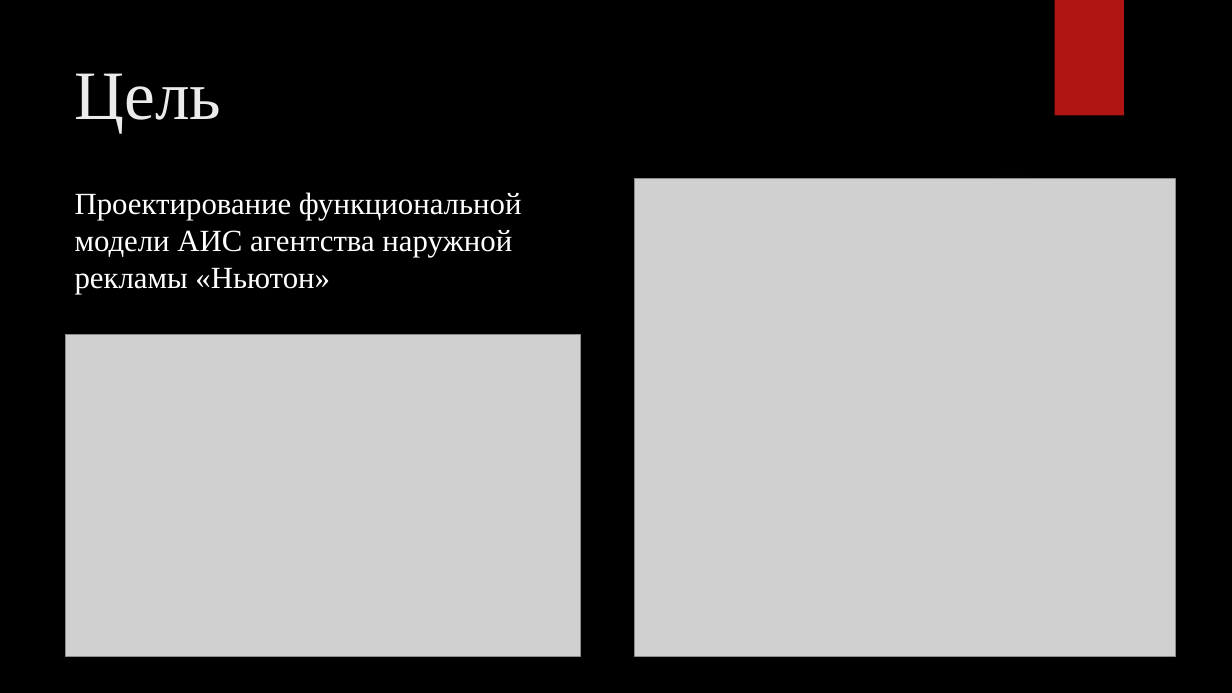
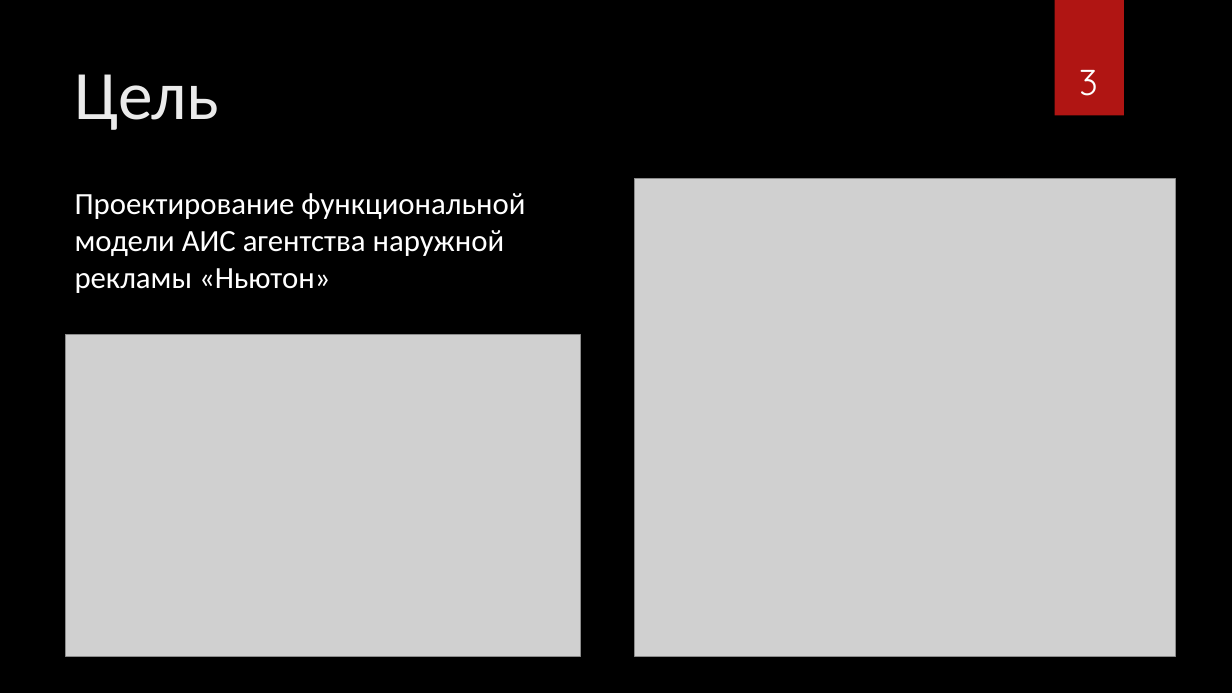
Before and after one commit to marinagovorova/DATABASES_PIn_09.03.03_2025-2026, a slide deck: slide 3 of students/K3239/Rozhnovskii_Yura/LR_1/Презентация для защиты.pptx. Drawn at 1232x693 pixels with LibreOffice and Linux fonts; fonts in the diff are those of the drawing; grey boxes stand for pictures; background and template pictures are left out. Boxes give left, top, right and bottom in pixels: in the first picture for what was removed or moved away, otherwise in the second. Text is boxed around its words. In the diff, an @@ line names an element or a change of style, - is before the commit and + after.

```diff
--- a/students/K3239/Rozhnovskii_Yura/LR_1/Презентация для защиты.pptx
+++ b/students/K3239/Rozhnovskii_Yura/LR_1/Презентация для защиты.pptx
@@ title "Цель" at [75, 74, 220, 130]: font Times New Roman to Calibri @@
@@ page number added at [1079, 70, 1098, 96], 28 pt, text #FFFFFF @@
+3
@@ text "Проектирование функциональной модели АИС агентства ..." at [75, 193, 525, 293]: font Times New Roman to Calibri @@
```
Also in this commit, not shown: 11 other slides changed, 2 slides added, 2 slides removed.
